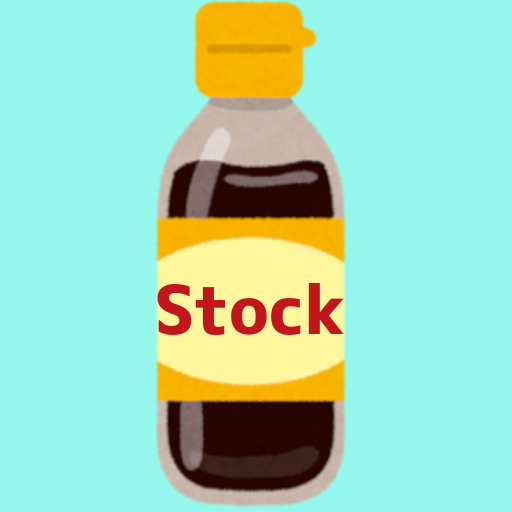
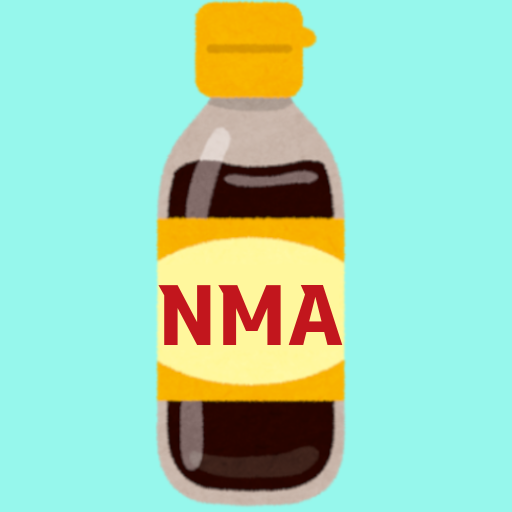
Two versions of the same layered image (512×512). Layer-by-layer changes:
painted on "Text #5" over [157, 283, 344, 345]
